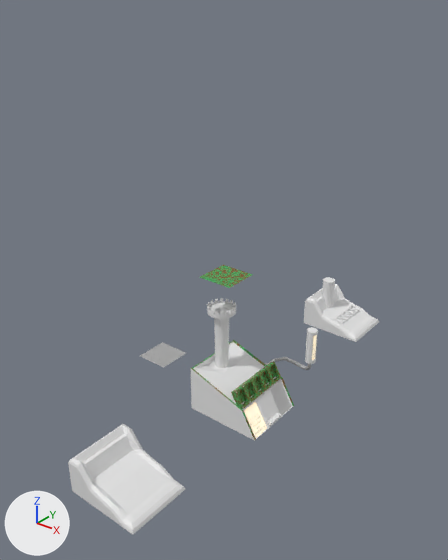
Two versions of the Blender file blender/machineT1.blend, one commit apart.
Camera for both pictures: a camera (50 mm lens) standing at (16.7, -22.5, 20.4) and looking at (-1.8, 0.5, 6.1). Arrows for +X, +Y and +Z are at lower left; the lights stay in place.

Names of what the first picture shows: 'Body', 'Card Slots.002', 'Cube', 'Handle', 'Main Machine V1', 'Main Machine.002', 'Plane', 'Plane.001', 'Push Bar', 'Right Label', 'Tower'.
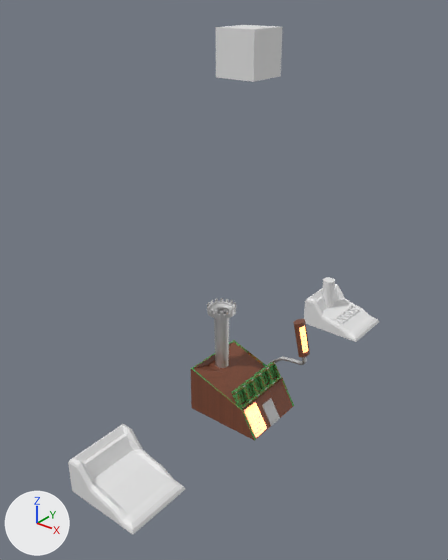
The change, as a list of edits to the scene's bpy script:
```text
Add mat_material:
    mat_material = bpy.data.materials.new('Material')
    # nodes: BsdfPrincipled, Mapping, OutputMaterial, TexCoord, TexNoise, ValToRGB
    # colours: black #000000, brown #a86245
Change me_cube_006:
    where me_cube_006.from_pydata(...)  # 104 vertices, 82 faces; spans x -1.0..1.0, y -1.0..1.0, z -1.0..1.63
    add me_cube_006.materials.append(mat_material)
Change me_cylinder_001:
    where me_cylinder_001.from_pydata(...)  # 192 vertices, 145 faces; spans x -2.16..2.16, y -2.16..2.16, z -1.0..1.0
    add me_cylinder_001.materials.append(mat_old_metal)
Change me_cylinder_003:
    where me_cylinder_003.from_pydata(...)  # 192 vertices, 156 faces; spans x -1.0..1.0, y -1.0..1.0, z -1.0..1.0
    add me_cylinder_003.materials.append(mat_material)
Change me_cube_009:
    where me_cube_009.from_pydata(...)  # 24 vertices, 19 faces; spans x 0.087..1.123, y -1.786..-1.077, z 0.346..1.004
    used by ob_card_slots_002; parent = ob_body; location = (0.0242, 0.0113, 0.724); rotation_euler = (0.0, 0.652, 0.0), in degrees (0, 37, 0)
    me_cube_009 part 1: the loose piece of 24 vertices spanning x 0.087..1.123, y -1.786..-1.077, z 0.346..1.004 is copied, and the copy is moved by (0.0, 0.709, 0.0); it spans x 0.087..1.123, y -1.077..-0.369, z 0.346..1.004
    me_cube_009 part 2: the loose piece of 24 vertices spanning x 0.087..1.123, y -1.786..-1.077, z 0.346..1.004 is copied, and the copy is moved by (0.0, 1.417, 0.0); it spans x 0.087..1.123, y -0.369..0.34, z 0.346..1.004
    me_cube_009 part 3: the loose piece of 24 vertices spanning x 0.087..1.123, y -1.786..-1.077, z 0.346..1.004 is copied, and the copy is moved by (0.0, 2.126, 0.0); it spans x 0.087..1.123, y 0.34..1.049, z 0.346..1.004
    me_cube_009 part 4: the loose piece of 24 vertices spanning x 0.087..1.123, y -1.786..-1.077, z 0.346..1.004 is copied, and the copy is moved by (0.0, 2.835, 0.0); it spans x 0.087..1.123, y 1.049..1.758, z 0.346..1.004
Change me_cube_002:
    where me_cube_002.from_pydata(...)  # 4 vertices, 1 face; spans x 0.603..0.975, y 0.352..0.897, z -0.996..0.372
    remove me_cube_002.materials.append(mat_old_metal)
    add me_cube_002.materials.append(mat_material)
Remove ob_plane:
    ob_plane = bpy.data.objects.new('Plane', me_plane)
Remove ob_plane_001:
    ob_plane_001 = bpy.data.objects.new('Plane.001', me_plane_001)
Change ob_handle:
    ob_handle.location: (-0.1, 0.47, 0.13) -> (-0.1, -0.61, 0.13)
    ob_handle.rotation_euler: (1.571, 0.0, 1.571) -> (1.351, 0.0, 1.571)  # degrees (90, 0, 90) -> degrees (77, 0, 90)
    ob_handle.scale: (0.103, 0.103, 6.14) -> (0.132, 0.103, 6.14)
Change ob_card_slots_002:
    remove _m = ob_card_slots_002.modifiers.new('Array', 'ARRAY')
    remove _m.count = 5
    remove _m.relative_offset_displace = (0.0, 1.0, 0.0)
Change ob_cube:
    ob_cube.location: (1.91, -0.03, -0.79) -> (1.95, 0.01, -0.61)
    ob_cube.rotation_euler: (0.0, 0.0, 0.0) -> (0.0, 1.032, 0.0)  # degrees (0, 0, 0) -> degrees (0, 59, 0)
    ob_cube.scale: (0.334, 0.459, -0.0759) -> (0.413, 0.413, -0.0258)
Add ob_cube_001:
    ob_cube_001 = bpy.data.objects.new('Cube.001', me_cube_008)  # a box spanning x -1.0..1.0, y -1.0..1.0, z -1.0..1.0
    ob_cube_001.location = (0.0, 0.0, 17.57)
Add ob_cylinder_019:
    ob_cylinder_019 = bpy.data.objects.new('Cylinder.019', me_cylinder_007.copy())  # the mesh of ob_cylinder_003
    ob_cylinder_019.location = (1.27, 0.29, 0.6)
    ob_cylinder_019.rotation_euler = (0.0155, 1.039, 0.0142)  # degrees (0.9, 60, 0.8)
    ob_cylinder_019.scale = (0.392, 0.392, 0.392)
Add ob_cylinder_018:
    ob_cylinder_018 = bpy.data.objects.new('Cylinder.018', me_cylinder_007.copy())  # the mesh of ob_cylinder_003
    ob_cylinder_018.parent = ob_card_slots_002
    ob_cylinder_018.location = (0.264, 0.282, 0.998)
    ob_cylinder_018.rotation_euler = (0.00612, 0.374, 0.00773)  # degrees (0.4, 21, 0.4)
    ob_cylinder_018.scale = (0.392, 0.392, 0.392)
Add ob_cylinder_015:
    ob_cylinder_015 = bpy.data.objects.new('Cylinder.015', me_cylinder_007.copy())  # the mesh of ob_cylinder_003
    ob_cylinder_015.location = (1.27, 1.09, 0.6)
    ob_cylinder_015.rotation_euler = (0.0155, 1.039, 0.0142)  # degrees (0.9, 60, 0.8)
    ob_cylinder_015.scale = (0.392, 0.392, 0.392)
Add ob_cylinder_013:
    ob_cylinder_013 = bpy.data.objects.new('Cylinder.013', me_cylinder_007.copy())  # the mesh of ob_cylinder_003
    ob_cylinder_013.location = (1.27, 1.0, 0.6)
    ob_cylinder_013.rotation_euler = (0.0155, 1.039, 0.0142)  # degrees (0.9, 60, 0.8)
    ob_cylinder_013.scale = (0.392, 0.392, 0.392)
Add ob_cylinder_011:
    ob_cylinder_011 = bpy.data.objects.new('Cylinder.011', me_cylinder_007.copy())  # the mesh of ob_cylinder_003
    ob_cylinder_011.location = (1.27, 0.39, 0.6)
    ob_cylinder_011.rotation_euler = (0.0155, 1.039, 0.0142)  # degrees (0.9, 60, 0.8)
    ob_cylinder_011.scale = (0.392, 0.392, 0.392)
Add ob_cylinder_009:
    ob_cylinder_009 = bpy.data.objects.new('Cylinder.009', me_cylinder_007.copy())  # the mesh of ob_cylinder_003
    ob_cylinder_009.location = (1.27, -0.31, 0.6)
    ob_cylinder_009.rotation_euler = (0.0155, 1.039, 0.0142)  # degrees (0.9, 60, 0.8)
    ob_cylinder_009.scale = (0.392, 0.392, 0.392)
Add ob_cylinder_008:
    ob_cylinder_008 = bpy.data.objects.new('Cylinder.008', me_cylinder_007.copy())  # the mesh of ob_cylinder_003
    ob_cylinder_008.parent = ob_card_slots_002
    ob_cylinder_008.location = (0.264, -0.318, 0.998)
    ob_cylinder_008.rotation_euler = (0.00612, 0.374, 0.00773)  # degrees (0.4, 21, 0.4)
    ob_cylinder_008.scale = (0.392, 0.392, 0.392)
Add ob_cylinder_007:
    ob_cylinder_007 = bpy.data.objects.new('Cylinder.007', me_cylinder_007.copy())  # the mesh of ob_cylinder_003
    ob_cylinder_007.location = (1.27, -0.41, 0.6)
    ob_cylinder_007.rotation_euler = (0.0155, 1.039, 0.0142)  # degrees (0.9, 60, 0.8)
    ob_cylinder_007.scale = (0.392, 0.392, 0.392)
Add ob_cylinder_005:
    ob_cylinder_005 = bpy.data.objects.new('Cylinder.005', me_cylinder_007.copy())  # the mesh of ob_cylinder_003
    ob_cylinder_005.location = (1.27, -1.03, 0.6)
    ob_cylinder_005.rotation_euler = (0.0155, 1.039, 0.0142)  # degrees (0.9, 60, 0.8)
    ob_cylinder_005.scale = (0.392, 0.392, 0.392)
```

Pixel boxes (x1, y1, x2, y2) of what changed, in the pictures (448 x 560 px):
'Body', recoloured (grey to brown): (191, 342, 293, 441) in both
'Cube.001', added: after (216, 25, 283, 82)
'Tower', recoloured: (207, 298, 236, 368) in both
'Plane.001', deleted: before (200, 265, 253, 288)
'Plane', deleted: before (140, 342, 186, 368)
'Push Bar', recoloured, moved, turned, rescaled: before (305, 327, 318, 364); after (294, 319, 310, 357)
'Right Label', recoloured (grey to brown): (270, 381, 291, 416) in both
'Cube', moved, turned, rescaled: before (267, 413, 281, 426); after (262, 398, 280, 426)
'Handle', moved, turned, rescaled: before (264, 357, 311, 370); after (271, 356, 306, 365)
'Push Bar Face', moved, turned, rescaled: before (312, 335, 317, 360); after (299, 325, 308, 353)
part 1 of me_cube_009, added: after (240, 379, 258, 402)
part 2 of me_cube_009, added: after (248, 373, 267, 396)
part 3 of me_cube_009, added: after (256, 367, 274, 389)
part 4 of me_cube_009, added: after (264, 362, 281, 383)
